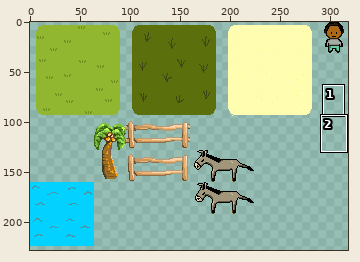
File history of a sprite sheet, res/images/myFirstTileSet.png. The first picture is a wide view before the edit; the outline marks the close-up.
Close-up. Before the edit:
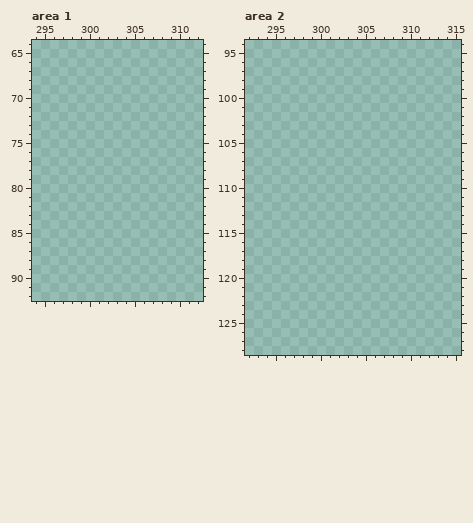
The file is 320x320 pixels. Pixels under 10% opacity are left out. Colours within 5 levels of each other are drawn and written as one. Shown: area 1: x 294..312, y 64..92; area 2: x 292..315, y 94..128. The wide view leaves out empty margins. The commit also changed other parts of the picture, which this record leaves out.
New version:
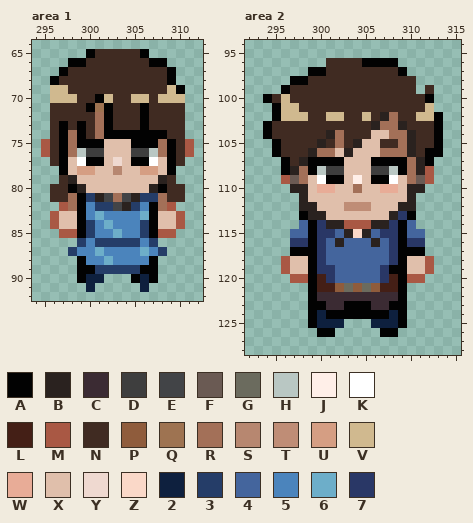
Palette (. is transparent): A #020202  B #2a221f  C #3b2b33  D #3e3e3e  E #424447  F #6a5a53  G #6b6b5e  H #b9c7c3  J #ffefe8  K #ffffff  L #441f16  M #a95844  N #402b22  P #8f5c3c  Q #9e7351  R #a37058  S #b78770  T #bf8d76  U #d59e83  V #d0b98f  W #e8ac97  X #e0bfab  Y #efd9d0  Z #fad8c8  2 #0e203e  3 #253d68  4 #44659d  5 #4b84bc  6 #6daec9  7 #293766
The exact change:
Changed rows in their new state; - is an unchanged pixel.
Area 1:
first column x 295:
65 -----ANNNNNA-----
66 ---AANNNNNNNAA---
67 --ANNNNNNNNNNNA--
68 -ANNNNNNNNNNNNA--
69 -VVNNNNNNNNNNNVA-
70 -VVVNNAVNNVVNVVV-
71 -NNNNAQANNNANNNN-
72 -NNNNNRANNNANNNN-
73 -NANANRANNNANNNN-
74 -NARANRAAAAAAANN-
75 MNARAAAXXXAAARANM
76 MNARHDDXXXDDHRANM
77 -NAXKAAXYXAAKXAN-
78 --AXUUXXSXXUUXA--
79 --NBXXXXXXXXXBN--
80 -NNABXXXXXXXBANN-
81 -NNRA3BEREB33RNN-
82 --MRA533EB35ARM--
83 -MXXA5655556AXXM-
84 -MXXA3565553AXXM-
85 --MMA3556553AMM--
86 ----353333353----
87 ---35565555653---
88 ----A5565555A----
89 ----AA33333AA----
90 ----A22---A2A----
91 -----2-----2-----
Area 2:
first column x 294:
 96 -------NNNNAAAA-----
 97 -----AANNNNNNNNA----
 98 ---AANNNNNNNNNNNN---
 99 --ANNNNNNNNNNNNNN-N-
100 ANVNNNNNNNNNNNNNNNA-
101 -AVVNNNNNNNNNNNNNNV-
102 -AVVVNNVVNNVNBRNNVVA
103 ANNNNNNNNNNNBRRBNNNA
104 ANNNNNNBRNNNXXRRBNNA
105 -ANNNNBNRNBXXNNRBNNA
106 -ANNNBRRXBXXXRRRBNAA
107 --ANBAAAAXXXAAAARBA-
108 --ABRAHDDXXXDDHARBM-
109 --MFRXKAAXJXAAKXRFM-
110 ---BBXWWXXRXXWWXBB--
111 ----BXXXXXXXXXXXB---
112 ----BBXXXTTTXXXBB---
113 ----ABBXXXXXXXB7A---
114 ----4A7BBMMMBB7A4---
115 ---44A774BZB477A44--
116 ---77A74B444B47A77--
117 ---AAA744444447AAA--
118 --MXXA744444447AXXM-
119 --MXXA77444447AAXXM-
120 ---MMAL7444447LAMM--
121 -----ALLPGPGPLLA----
122 -----ACCCCCCCCCA----
123 -----AACCAAACCAA----
124 -----A2AAAAAAA2A----
125 -----A222---222A----
126 ------AA-----AA-----
Boxes around the changes in both close-ups, in picture pixels (x1, y1, x2, y2):
added: (41, 49, 194, 292)
added: (263, 58, 443, 337)
